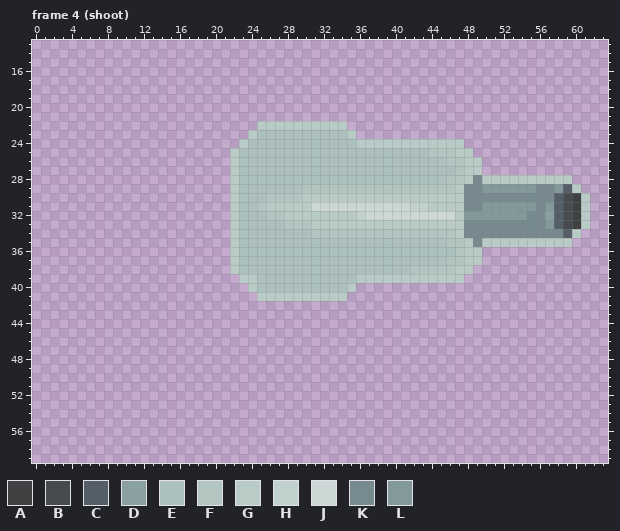
Two states of a pixel-art file, tower base.ase. This is how it looked before the edit.
64x64 pixels, 8 frames. Pixels under 10% opacity are left out. Colours within 5 levels of each other are drawn and written as one. Shown: frame 4 (shoot): x 0..63, y 13..59. The commit also changed other frames, which this record leaves out.
Palette (. is transparent): A #3f4142  B #464b4d  C #545e69  D #8aa0a1  E #acc0bd  F #b2c5c1  G #b9cbc7  H #c1d1cd  J #cbd8d5  K #778a8f  L #83999b
New version:
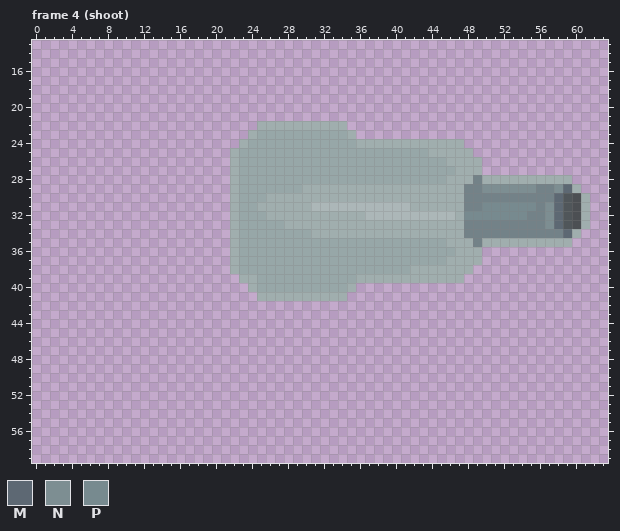
Colours new in this view: M #5d6873  N #7d8e92  P #778a8f
From old to new:
Colour A changes from #3f4142 to #4c4f53.
Colour B changes from #464b4d to #50565a.
Colour E changes from #acc0bd to #97a7a8.
Colour G changes from #b9cbc7 to #a0aeae.
Colour J changes from #cbd8d5 to #acb7b8.
Colour K changes from #778a8f to #738288.
Frame 4 (shoot):
Colour F gives way to colour G in row 25 at x 44 to 46; in row 26 at x 46 to 47; in row 27 at x 47; in row 28 at x 46 to 47; in row 29 at x 30 to 46; in row 30 at x 26 to 29.
Colour F gives way to colour G in row 31 at x 25; in row 32 at x 26 to 27; in row 33 at x 28 to 30; in row 34 at x 31 to 46; in row 35 at x 46 to 47; in row 36 at x 47.
Colour F gives way to colour G in row 37 at x 46 to 47; in row 38 at x 42 to 46.
Colour H gives way to colour G in row 31 at x 42 to 43; in row 32 at x 36.
Colour C gives way to colour M in row 29 at x 59; in rows 30 to 33 at x 58; in row 34 at x 59.
Colour D gives way to colour N in row 32 at x 57.
Colour L gives way to colour N in row 29 at x 50 to 55 and 58; in row 31 at x 57; in row 33 at x 57.
Colour L gives way to colour P in row 31 at x 50 to 55; in row 32 at x 48 to 54.
Boxes around the changes in both pictures, in picture pixels (x1, y1, x2, y2):
changed: (230, 121, 590, 301)
